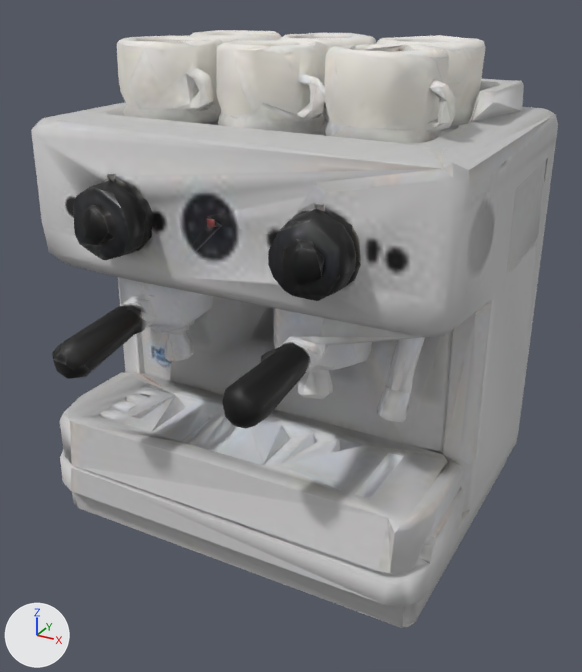
Two versions of the glTF model assets/models/cafe/espresso_machine_silver.gltf, one commit apart.
One viewpoint serves both versions: a camera (50 mm lens) standing at (0.996, -1.759, 1.425) and looking at (0.052, -0.041, 0.566). The axes (+X, +Y, +Z) are drawn at lower left. The lights are the same throughout. The older version comes first. Vertices at exactly the same position are counted once.

The first picture shows 'espresso_machine_silver'.
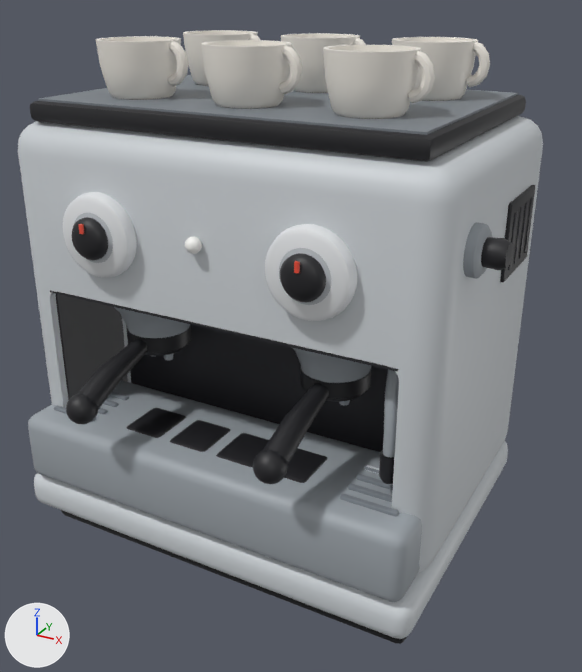
Pixel boxes (x1, y1, x2, y2) of what changed, in the pictures (582 x 672 px):
'espresso_machine_silver', reshaped
    before: (31, 30, 558, 628)
    after: (18, 30, 543, 644)
part 1 of me_espresso_machine_silver, added
    after: (38, 75, 518, 135)
part 2 of me_espresso_machine_silver, added (black)
    after: (66, 393, 98, 424)
part 3 of me_espresso_machine_silver, added (black)
    after: (252, 449, 288, 484)
part 4 of me_espresso_machine_silver, added (black)
    after: (126, 325, 388, 452)
part 5 of me_espresso_machine_silver, added
    after: (50, 290, 398, 372)
part 6 of me_espresso_machine_silver, added (black)
    after: (56, 294, 128, 400)
part 7 of me_espresso_machine_silver, added
    after: (78, 224, 84, 234)
part 8 of me_espresso_machine_silver, rebuilt (23% shorter)
    before: (31, 30, 558, 628)
    after: (18, 116, 543, 574)
part 9 of me_espresso_machine_silver, added
    after: (28, 30, 535, 644)

The change, as a diff of the scene's bpy script:
```diff
--- a/assets/models/cafe/espresso_machine_silver.gltf.py
+++ b/assets/models/cafe/espresso_machine_silver.gltf.py
@@ me_espresso_machine_silver @@
-me_espresso_machine_silver.from_pydata(...)  # 2790 vertices, 5703 faces; spans x -0.565..0.565, y -0.537..0.537, z 0.0..1.3
-me_espresso_machine_silver.materials.append(mat_espresso_machine_silver)  # picture img_espresso_machine_silver_texture_jpg
+me_espresso_machine_silver.from_pydata(...)  # 4507 vertices, 8352 faces; spans x -0.565..0.643, y -0.548..0.405, z 0.0..1.302
+# me_espresso_machine_silver part 1: a new loose piece, a box spanning x -0.485..0.485, y -0.31..0.35, z 1.1654..1.1714, in mat_metal_dark (grey #7c838a)
+# me_espresso_machine_silver part 2: a new loose piece, a UV sphere (12 segments, 8 rings, poles along z) spanning x -0.298..-0.222, y -0.548..-0.472, z 0.453..0.529, in mat_black (black #1e1e22)
+# me_espresso_machine_silver part 3: a new loose piece, a UV sphere (12 segments, 8 rings, poles along z) spanning x 0.222..0.298, y -0.548..-0.472, z 0.453..0.529, in mat_black (black #1e1e22)
+# me_espresso_machine_silver part 4: a new loose piece, a box spanning x -0.475..0.475, y -0.095..-0.089, z 0.175..0.706, in mat_bay (black #28282d)
+# me_espresso_machine_silver part 5: a new loose piece, a box spanning x -0.475..0.475, y -0.36..-0.09, z 0.699..0.705, in mat_bay (black #28282d)
+# me_espresso_machine_silver part 6: a new loose piece, a box spanning x -0.478..-0.472, y -0.34..-0.09, z 0.175..0.706, in mat_bay (black #28282d)
+# me_espresso_machine_silver part 7: a new loose piece, a box spanning x -0.2834..-0.2734, y -0.432..-0.426, z 0.8997..0.9217, in mat_needle (red #e8503a)
+# me_espresso_machine_silver part 8: the loose piece of 2699 vertices spanning x -0.565..0.565, y -0.537..0.537, z 0.0..1.3 is rebuilt with 220 vertices and now spans x -0.565..0.565, y -0.36..0.4, z 0.155..1.118, in mat_body (light grey #cfd4d8)
+# me_espresso_machine_silver part 9: 4067 vertices added at x -0.565..0.643, y -0.512..0.405, z 0.0..1.302
+# other edits to the shape of me_espresso_machine_silver do not show in these pictures
+me_espresso_machine_silver.materials.append(mat_body)  # light grey #cfd4d8
+me_espresso_machine_silver.materials.append(mat_metal)  # grey #9ea5ab
+me_espresso_machine_silver.materials.append(mat_metal_dark)  # grey #7c838a
+me_espresso_machine_silver.materials.append(mat_black)  # black #1e1e22
+me_espresso_machine_silver.materials.append(mat_bay)  # black #28282d
+me_espresso_machine_silver.materials.append(mat_porcelain)  # white #f6f1e8
+me_espresso_machine_silver.materials.append(mat_dial)  # light grey #bcc1c6
+me_espresso_machine_silver.materials.append(mat_dial_rim)  # white #e6e8ea
+me_espresso_machine_silver.materials.append(mat_needle)  # red #e8503a
+me_espresso_machine_silver.materials.append(mat_light)  # white #fbfbf7
```
